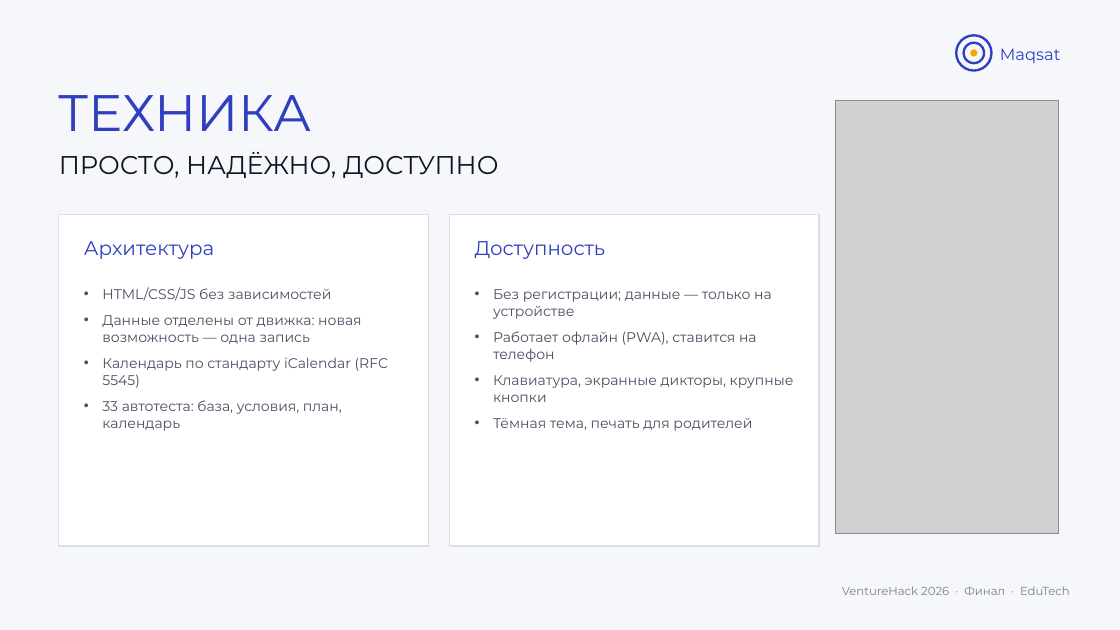
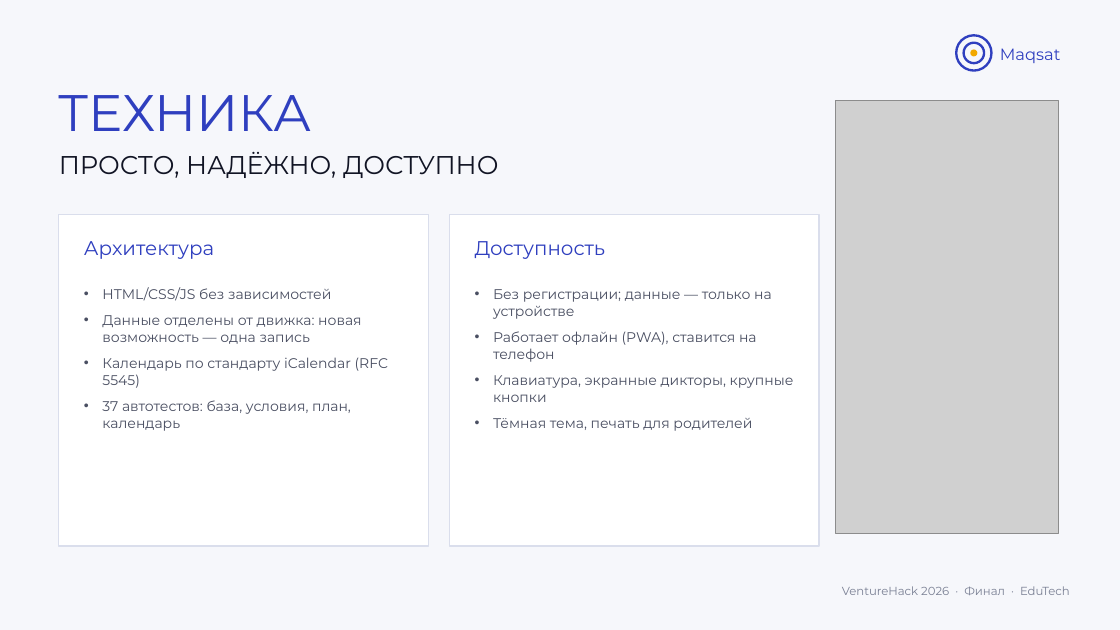
Before and after one commit to sas1k00/hackatonishe, a slide deck: slide 11 of docs/Maqsat_VentureHack2026_Final.pptx (slide 10 before the commit). Drawn at 1120x630 pixels with LibreOffice and Linux fonts; fonts in the diff are those of the drawing; grey boxes stand for pictures. Boxes give left, top, right and bottom in pixels: in the first picture for what was removed or moved away, otherwise in the second. Text is boxed around its words. In the diff, an @@ line names an element or a change of style, - is before the commit and + after.

```diff
--- a/docs/Maqsat_VentureHack2026_Final.pptx
+++ b/docs/Maqsat_VentureHack2026_Final.pptx
@@ text at <box>102,400,351,431</box>: text changed @@
-• 33 автотеста: база, условия, план, календарь
+• 37 автотестов: база, условия, план, календарь
```
Also in this commit, not shown: 1 other slide changed, 1 slide added, 14 other files.
